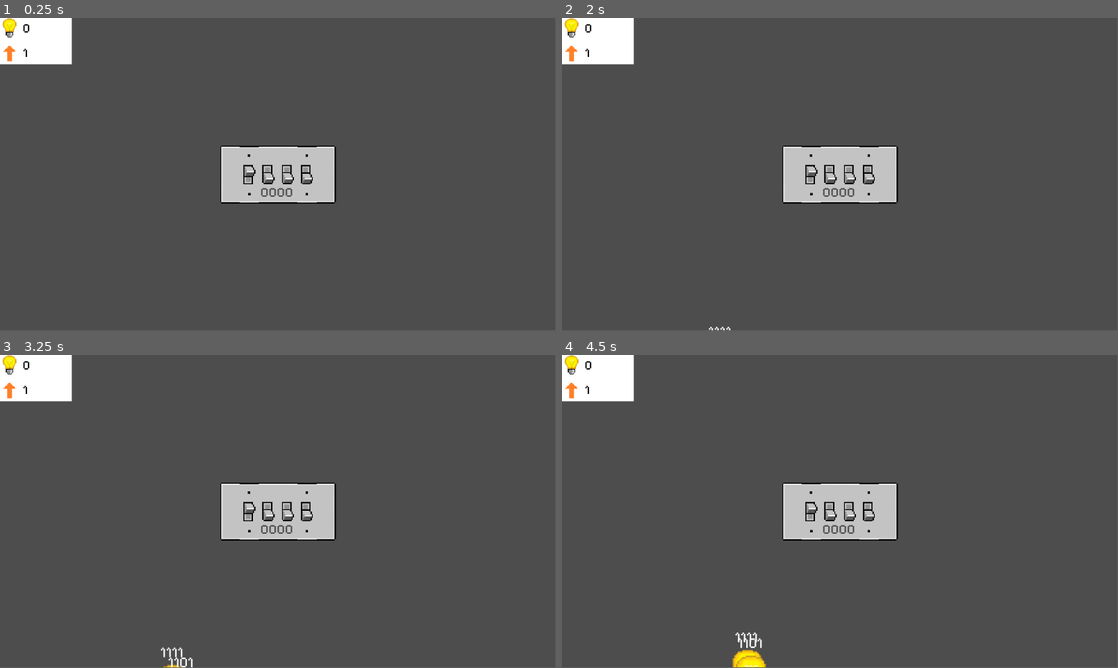
Above: before the commit, frames 1-4 (two rows, left to right).
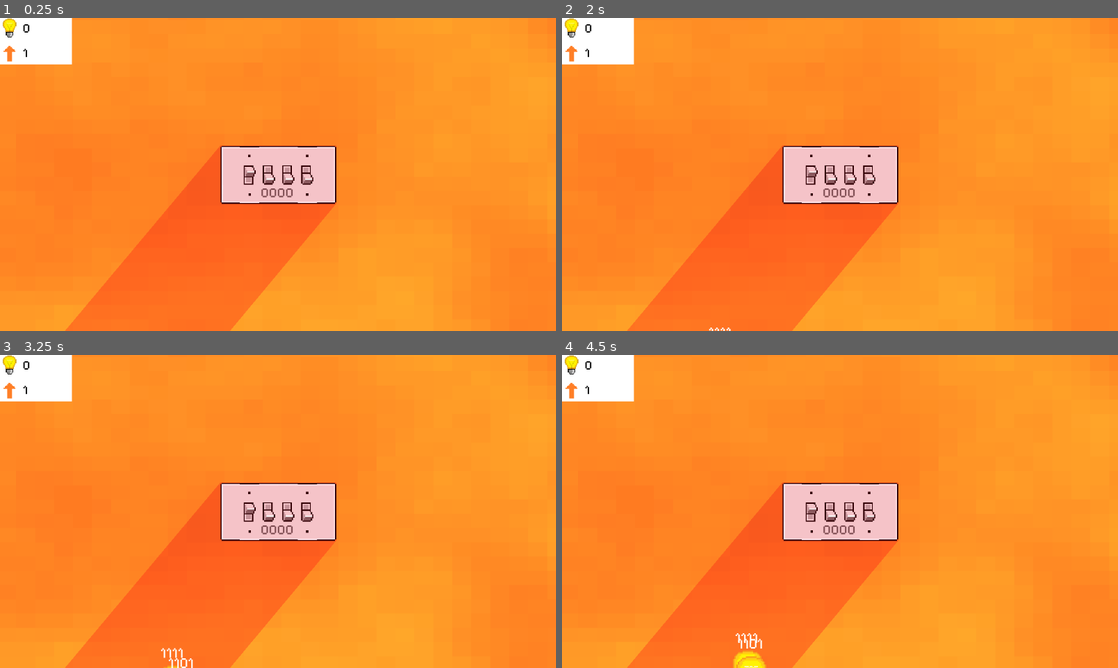
Above: after the commit, the same moments.

Repository: Xtrrae/switch-defense
Game: Godot game, scene res://scenes/game.tscn
The game is run twice, just before and just after one commit, with the same random seed, the same clock (stepped at 60 frames per second) and the same inputs.
Inputs:
- Up to frame 1 (0.25 s): no input
- Up to frame 2 (2 s): tap Enter at 0.5 s; tap Space at 1.25 s
- Up to frame 3 (3.25 s): tap Enter at 2 s
- Up to frame 4 (4.5 s): no input
In our replay, the window is 799x449 before the commit and 800x450 after it. These sizes can differ from the game's own. Grey fills any space a smaller window leaves; there, only what the larger window draws over its background counts as a difference.

The runs differ from the first frame. In frame 1, 98% of the frame differs, in the area x 0-100%, y 0-100%; in frame 2, 98%; in frame 3, 98%; in frame 4, 98%.

Commit message:
add lighting

Diff:
--- a/switch-defence/project.godot
+++ b/switch-defence/project.godot
@@ -18,6 +18,12 @@
 [autoload]
 
 PlayerStats="*uid://dbsecmw7mieew"
+
+[display]
+
+window/size/window_width_override=2560
+window/size/window_height_override=1440
+window/stretch/mode="viewport"
 
 [input]
 
--- a/switch-defence/scenes/game.tscn
+++ b/switch-defence/scenes/game.tscn
@@ -3,6 +3,20 @@
 [ext_resource type="PackedScene" uid="uid://2gcdsvi1m8id" path="res://scenes/input.tscn" id="1_lnu2h"]
 [ext_resource type="Script" uid="uid://qbk2w6ii4lvg" path="res://scripts/spawner.gd" id="1_uwrxv"]
 [ext_resource type="PackedScene" uid="uid://ckut456q8gpwj" path="res://scenes/points.tscn" id="2_yqjtg"]
+
+[sub_resource type="Gradient" id="Gradient_lnu2h"]
+colors = PackedColorArray(1, 0.5294118, 0.1254902, 1, 0.7137255, 0.29803923, 0.09019608, 1)
+
+[sub_resource type="FastNoiseLite" id="FastNoiseLite_lbhrr"]
+noise_type = 4
+frequency = 0.1114
+
+[sub_resource type="NoiseTexture2D" id="NoiseTexture2D_iywne"]
+noise = SubResource("FastNoiseLite_lbhrr")
+color_ramp = SubResource("Gradient_lnu2h")
+
+[sub_resource type="OccluderPolygon2D" id="OccluderPolygon2D_lnu2h"]
+polygon = PackedVector2Array(-120, -60, 121, -60, 121, 61, -120, 62)
 
 [sub_resource type="NavigationPolygon" id="NavigationPolygon_lnu2h"]
 vertices = PackedVector2Array(1722.2188, -674.59375, 1768.7188, 1259.9766, -1049.4375, 994.9375, -940.6094, -841.3906)
@@ -11,9 +25,18 @@
 
 [node name="Node2D" type="Node2D" unique_id=1330494218]
 
+[node name="Sprite2D" type="Sprite2D" parent="." unique_id=2139711286]
+position = Vector2(465.50006, 239.99994)
+scale = Vector2(39.296875, 29.531252)
+texture = SubResource("NoiseTexture2D_iywne")
+
 [node name="Input" parent="." unique_id=331839216 instance=ExtResource("1_lnu2h")]
 texture_filter = 1
 position = Vector2(576, 324)
+
+[node name="LightOccluder2D" type="LightOccluder2D" parent="Input" unique_id=673537078]
+self_modulate = Color(1, 1, 1, 0)
+occluder = SubResource("OccluderPolygon2D_lnu2h")
 
 [node name="Spawner" type="Node2D" parent="." unique_id=1149451670]
 script = ExtResource("1_uwrxv")
@@ -21,10 +44,19 @@
 [node name="Timer" type="Timer" parent="Spawner" unique_id=604119849]
 autostart = true
 
-[node name="Points" parent="." unique_id=2083446943 instance=ExtResource("2_yqjtg")]
+[node name="NavigationRegion2D" type="NavigationRegion2D" parent="." unique_id=140841292]
+position = Vector2(-4, -19)
+navigation_polygon = SubResource("NavigationPolygon_lnu2h")
 
-[node name="NavigationRegion2D" type="NavigationRegion2D" parent="." unique_id=140841292]
-navigation_polygon = SubResource("NavigationPolygon_lnu2h")
+[node name="DirectionalLight2D" type="DirectionalLight2D" parent="." unique_id=1058513653]
+rotation = 0.6970903
+energy = 0.4
+shadow_enabled = true
+shadow_color = Color(1, 0, 0.10980392, 0.4862745)
+
+[node name="CanvasLayer" type="CanvasLayer" parent="." unique_id=911453835]
+
+[node name="Points" parent="CanvasLayer" unique_id=2083446943 instance=ExtResource("2_yqjtg")]
 
 [connection signal="combination_changed" from="Input" to="Spawner" method="_on_input_combination_changed"]
 [connection signal="timeout" from="Spawner/Timer" to="Spawner" method="_on_timer_timeout"]
--- a/switch-defence/scenes/monster.tscn
+++ b/switch-defence/scenes/monster.tscn
@@ -102,6 +102,7 @@
 theme_override_font_sizes/font_size = 30
 horizontal_alignment = 1
 vertical_alignment = 1
+metadata/_edit_use_anchors_ = true
 
 [node name="AnimatedSprite2D" type="AnimatedSprite2D" parent="." unique_id=1768718148]
 position = Vector2(2, 1)
@@ -111,3 +112,5 @@
 frame_progress = 0.7096842
 
 [node name="NavigationAgent2D" type="NavigationAgent2D" parent="." unique_id=782569734]
+
+[node name="PointLight2D" type="PointLight2D" parent="." unique_id=1362289210]
--- a/switch-defence/scripts/spawner.gd
+++ b/switch-defence/scripts/spawner.gd
@@ -1,7 +1,9 @@
 extends Node
+@onready var points: Node2D = $"../CanvasLayer/Points"
+
 
 var wait_time = 4;
-const min_wait_time = 1;
+const min_wait_time = 1
 var timer: Timer
 var monster_scene: Resource
 const max_speed = 0.3;
@@ -21,18 +23,18 @@
 func _on_timer_timeout() -> void:
 	# spawn monster
 	var monster: CharacterBody2D = monster_scene.instantiate()
-	var current_level = $"../Points".level
+
 
 	if randi_range(0, 1) == 0:
 		# speed focused
 		monster.type = "speed_focused"
-		monster.speed = min(.08 * current_level, max_speed)
-		monster.attack = min(current_level, max_attack)
+		monster.speed = min(.08 * points.level, max_speed)
+		monster.attack = min(points.level, max_attack)
 	else:
 		# attack focused
 		monster.type = "attack_focused"
-		monster.speed = min(.04 * current_level, max_speed)
-		monster.attack = min(4 * current_level, max_attack)
+		monster.speed = min(.04 * points.level, max_speed)
+		monster.attack = min(4 * points.level, max_attack)
 
 
 	match randi_range(0, 3):
@@ -48,7 +50,7 @@
 	monster.starting_position = monster.position
 
 	# set new wait time by level
-	wait_time = max(min_wait_time, wait_time - (current_level / 4))
+	wait_time = max(min_wait_time, wait_time - (points.level / 4))
 	print("new wt: ", wait_time)
 	timer.wait_time = wait_time
 	monster.name = "Monster" + str(randi())
@@ -61,7 +63,6 @@
 			continue
 		if child.destruction_combination == current_combination:
 			# add points (based on the current level)
-			var pts = $"../Points"
-			pts.add_points(pts.level * 3)
+			points.add_points(points.level * 3)
 			remove_child(child)
 			child.destroy()
